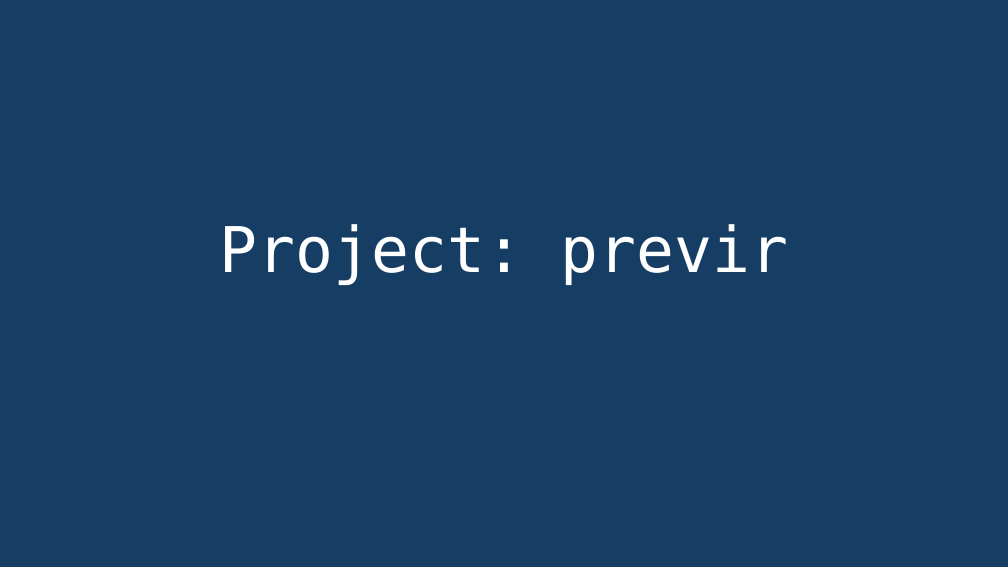
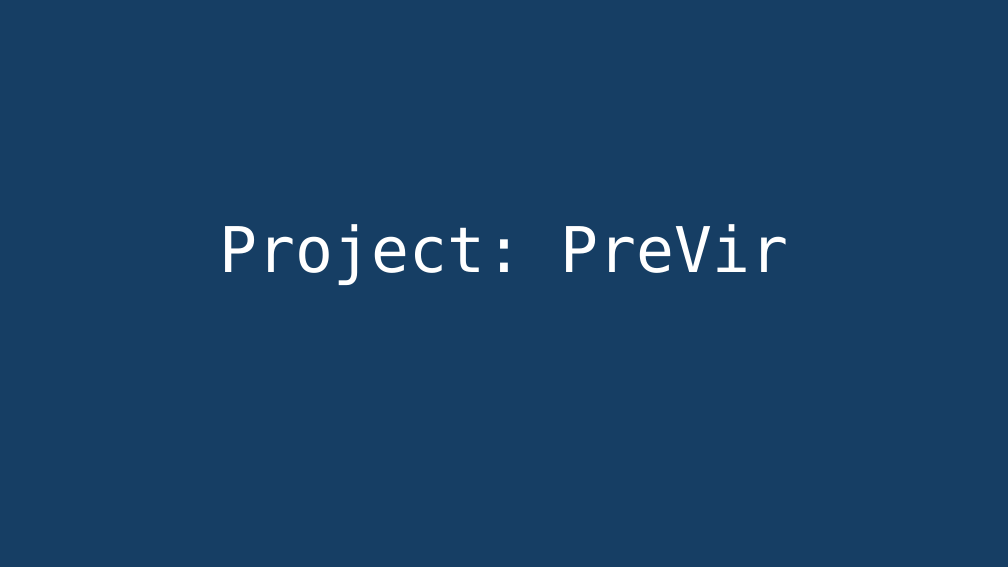
Before and after one commit to microstijn/PreVirS, a slide deck: slide 1 of ppt/previr_Nantes_2025.pptx. Drawn at 1008x567 pixels with LibreOffice and Linux fonts; fonts in the diff are those of the drawing. Boxes give left, top, right and bottom in pixels: in the first picture for what was removed or moved away, otherwise in the second. Text is boxed around its words. In the diff, an @@ line names an element or a change of style, - is before the commit and + after.

```diff
--- a/ppt/previr_Nantes_2025.pptx
+++ b/ppt/previr_Nantes_2025.pptx
@@ title at (220,224,789,285): text changed @@
-Project: previr
+Project: PreVir
```
Also in this commit, not shown: 1 other slide changed.
